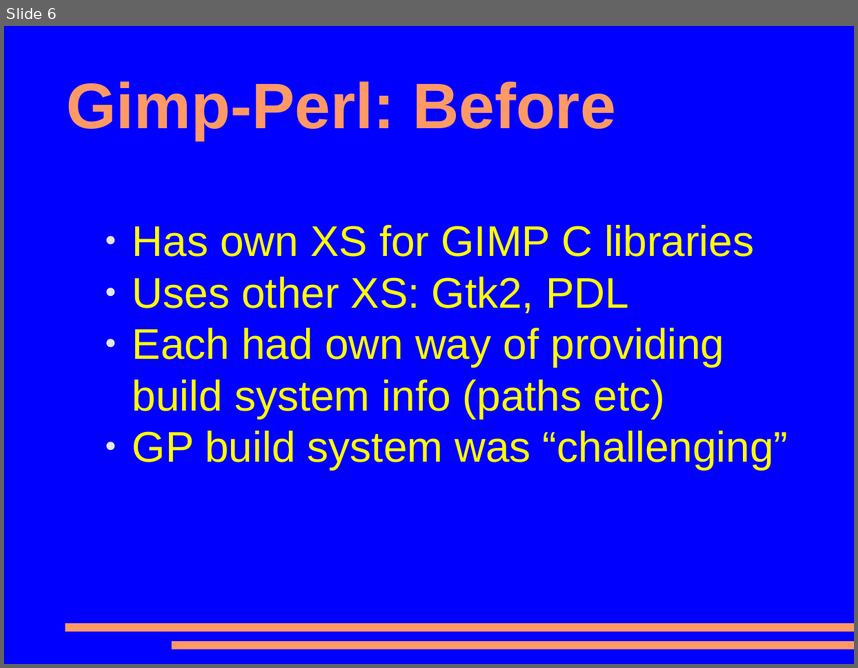
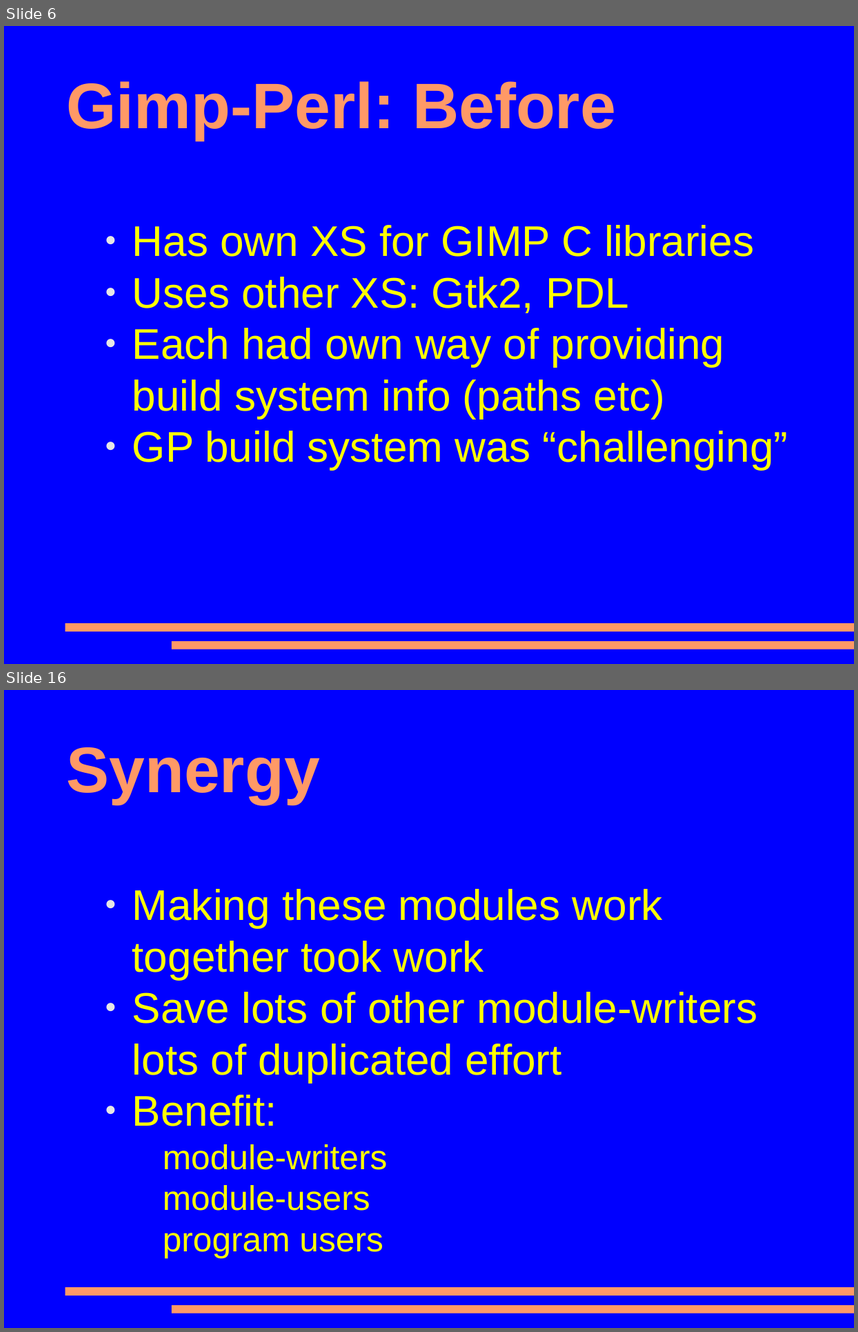
Before and after one commit to mohawk2/presentations, a slide deck: lpw2014-closinggaps.odp. Shown one above the other, each under a label of ours: slide 6 before the commit, slides 6 and 16 after it; the slides between them are not shown. The pictures are 858x668 and 858x1332 pixels, drawn with LibreOffice and Linux fonts; fonts in the diff are those of the drawing. Boxes give left, top, right and bottom in pixels: in the first picture for what was removed or moved away, otherwise in the second. Text is boxed around its words. In the diff, an @@ line names an element or a change of style, - is before the commit and + after.

```diff
--- a/lpw2014-closinggaps.odp
+++ b/lpw2014-closinggaps.odp
@@ slide 16 added at box(4, 690, 854, 1328), background #0000FF; not listed: 2 template elements that a slide beside it also shows @@
@@ title added at box(67, 747, 320, 805), 60 pt, text #FF9966, bold @@
+Synergy
@@ text added at box(132, 889, 758, 1257), 40 pt, text #FFFF00 @@
+● Making these modules work together took work
+● Save lots of other module-writers lots of duplicated effort
+● Benefit:
+  module-writers
+  module-users
+  program users
```
Also in this commit, not shown: 6 slides changed, 8 other slides added, 1 slide removed.
